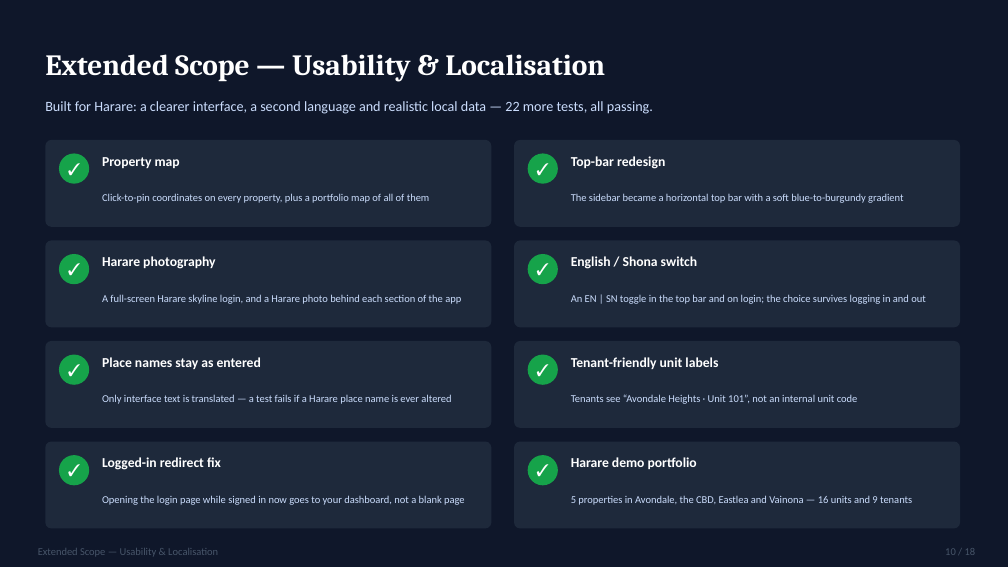
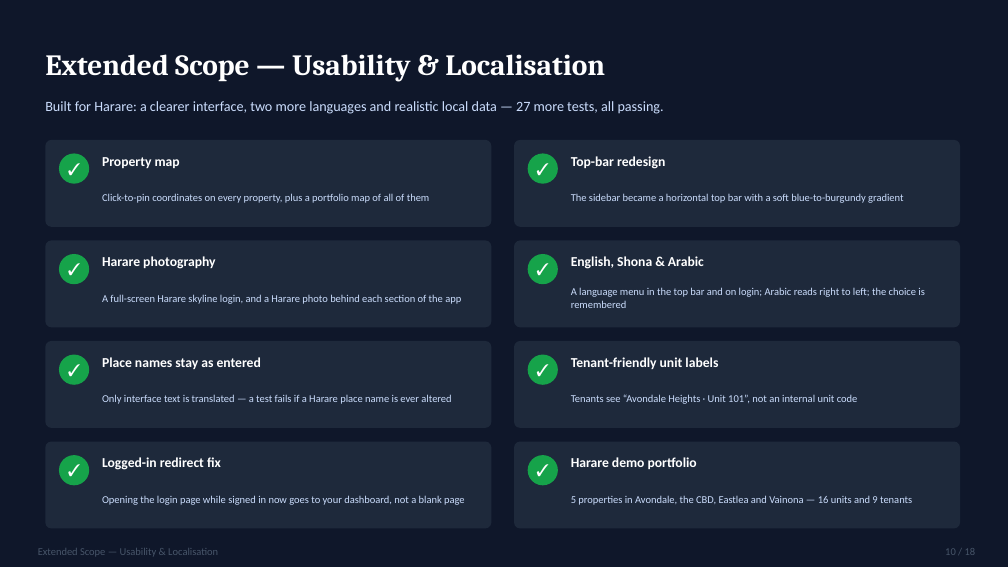
Before and after one commit to Abdur-lab/github-slideshow, a slide deck: slide 10 of docs/ABDURRAHMAAN_IT401_DEL_6_PRESENTATION.pptx. Drawn at 1008x567 pixels with LibreOffice and Linux fonts; fonts in the diff are those of the drawing. Boxes give left, top, right and bottom in pixels: in the first picture for what was removed or moved away, otherwise in the second. Text is boxed around its words. In the diff, an @@ line names an element or a change of style, - is before the commit and + after.

```diff
--- a/docs/ABDURRAHMAAN_IT401_DEL_6_PRESENTATION.pptx
+++ b/docs/ABDURRAHMAAN_IT401_DEL_6_PRESENTATION.pptx
@@ text at [45,101,664,114]: text changed @@
-Built for Harare: a clearer interface, a second language and realistic local data — 22 more tests, all passing.
+Built for Harare: a clearer interface, two more languages and realistic local data — 27 more tests, all passing.
@@ text at [571,256,704,269]: text changed @@
-English / Shona switch
+English, Shona & Arabic
@@ text at [571,287,925,308]: text changed @@
-An EN | SN toggle in the top bar and on login; the choice survives logging in and out
+A language menu in the top bar and on login; Arabic reads right to left; the choice is remembered
```
Also in this commit, not shown: 7 other slides changed, 5 other files.
